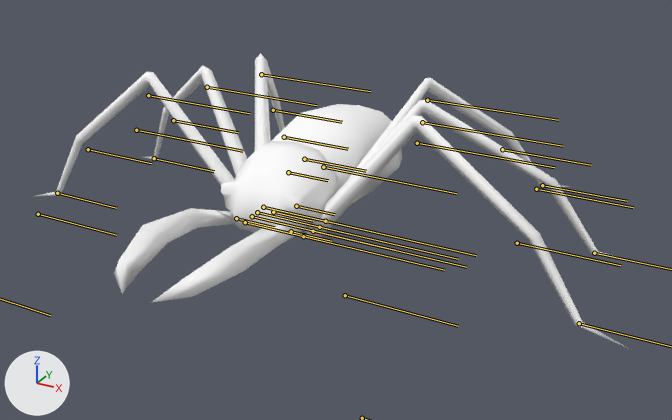
The FBX model Assets/Resources/Characters/NPC/beetle/eq_beetle.fbx as it was, and as the next commit left it.
Rendered twice from a 50 mm lens placed at (0.1171, -0.196, 0.0855), pointed at (0.008, 0.0024, -0.0137). The axes (+X, +Y, +Z) are drawn at lower left. The lights are the same throughout. The bones that bend it are drawn over the model as lines.

The first picture shows 'U3DMesh'.
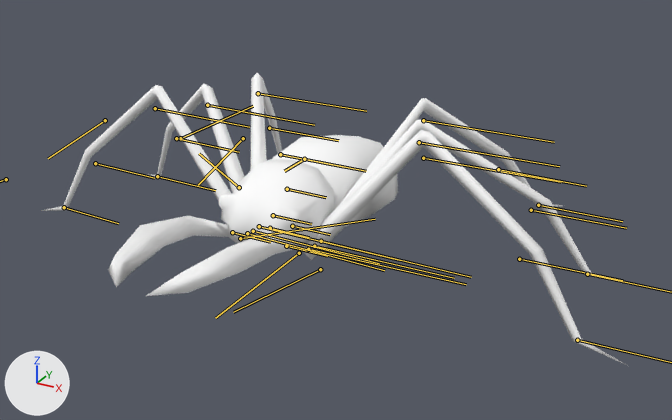
The newer file adds an action. The first version stands in its rest pose; the second is drawn at frame 23 of the action 'Idle_01|Idle_01:BaseAnimation'.

Changed parts and their boxes [x1, y1, x2, y2] in the pictures (672 x 420 px):
'U3DMesh', posed: before [36, 53, 639, 349]; after [41, 73, 631, 366]
bone 'PE', root to tip: before (273, 212) to (313, 221); after (270, 228) to (309, 237)
bone 'TH2L', root to tip: before (313, 231) to (466, 267); after (308, 249) to (466, 284)
bone 'TH3L', root to tip: before (319, 227) to (458, 259); after (314, 246) to (454, 278)
bone 'TH4L', root to tip: before (325, 221) to (476, 255); after (321, 241) to (471, 277)
bone 'TH2R', root to tip: before (252, 216) to (395, 250); after (247, 233) to (384, 270)
bone 'TH3R', root to tip: before (257, 212) to (386, 242); after (253, 231) to (379, 263)
bone 'TH4R', root to tip: before (263, 207) to (404, 239); after (259, 226) to (399, 260)

What the commit changed:
Bone 'PE' (bone_pe) moves from (0.0, 0.0, 0.0) to (0.2, 0.0, -0.36).
Bone 'PE' (bone_pe) turns from (0, 0, 0) to (0, -6, 0) degrees about its own x, y and z.
Bone 'TH2L' (bone_th2l) turns from (0, 0, 0) to (-1, 0, 4) degrees about its own x, y and z.
Bone 'TH3L' (bone_th3l) turns from (0, 0, 0) to (0, 4, 1) degrees about its own x, y and z.
Bone 'TH4L' (bone_th4l) turns from (0, 0, 0) to (0, 6, 0) degrees about its own x, y and z.
Bone 'TH2R' (bone_th2r) turns from (0, 0, 0) to (1, 0, -4) degrees about its own x, y and z.
Bone 'TH3R' (bone_th3r) turns from (0, 0, 0) to (0, 4, -2) degrees about its own x, y and z.
Bone 'TH4R' (bone_th4r) turns from (0, 0, 0) to (0, 6, 0) degrees about its own x, y and z.
